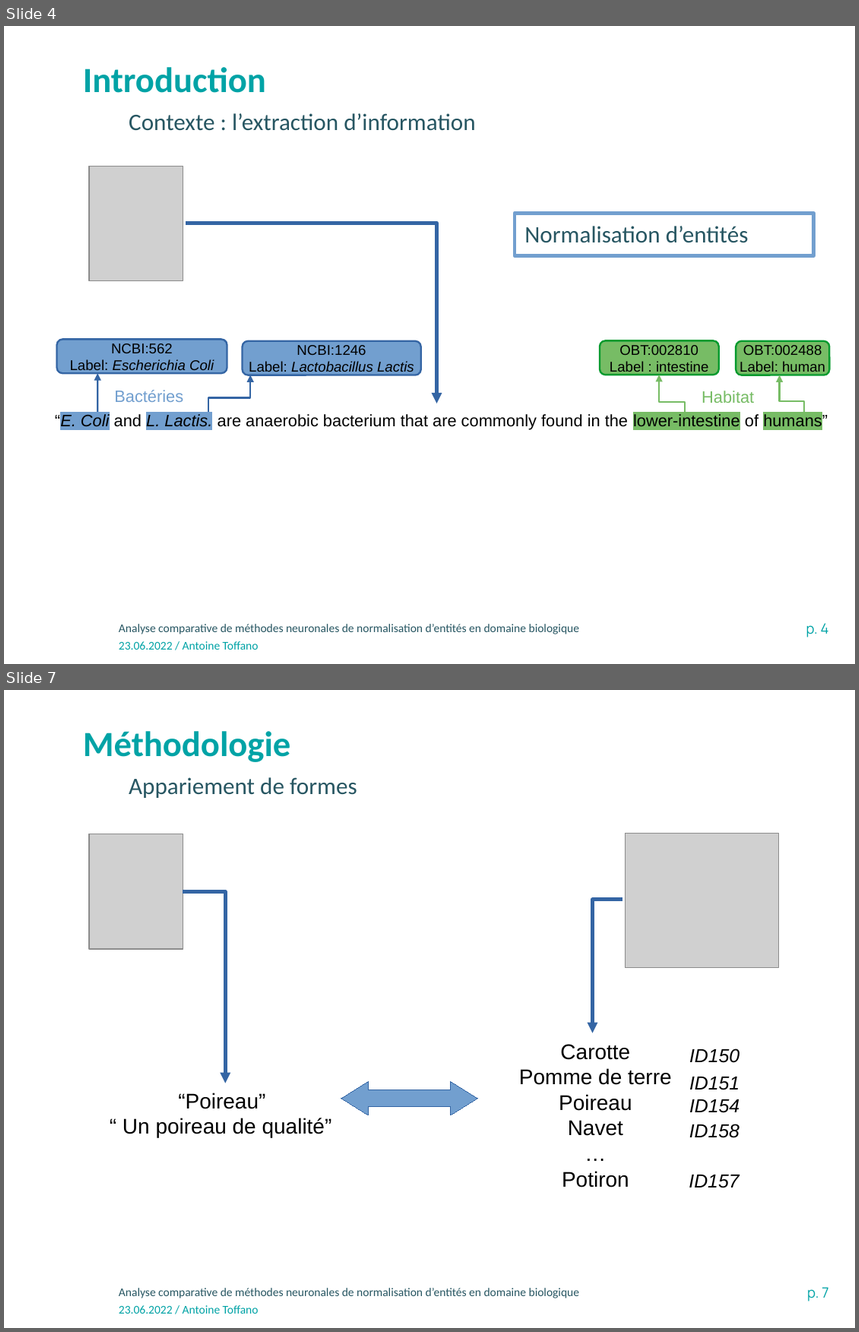
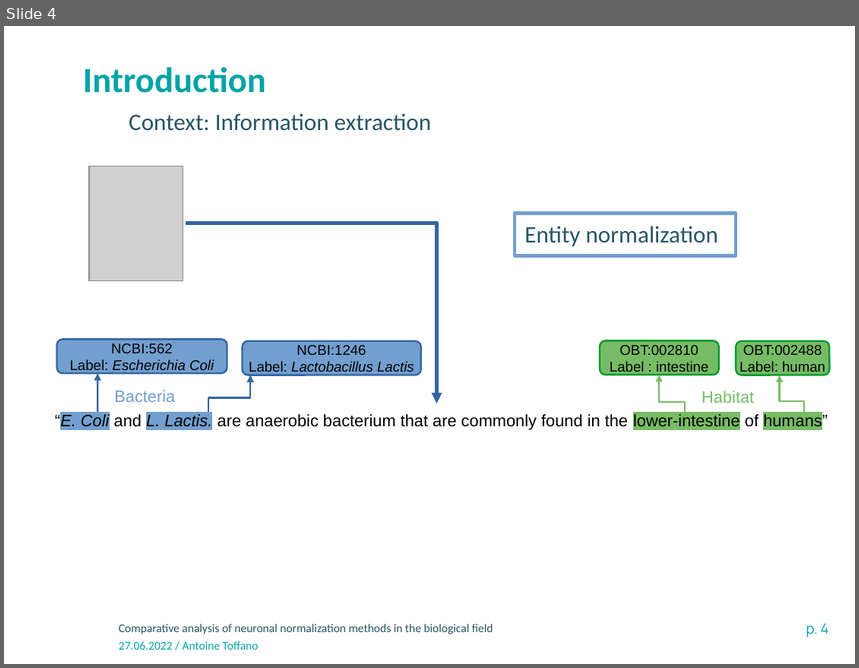
Before and after one commit to atoffano/entity-norm, a slide deck: Presentation-INRAE-format classique.odp. Shown one above the other, each under a label of ours: slides 4 and 7 before the commit, slide 4 after it; the slides between them are not shown. The pictures are 859x1332 and 859x668 pixels, drawn with LibreOffice and Linux fonts; fonts in the diff are those of the drawing; grey boxes stand for pictures; background and template pictures are left out. Boxes give left, top, right and bottom in pixels: in the first picture for what was removed or moved away, otherwise in the second. Text is boxed around its words. In the diff, an @@ line names an element or a change of style, - is before the commit and + after.

```diff
--- a/Presentation-INRAE-format classique.odp
+++ b/Presentation-INRAE-format classique.odp
@@ slide 7 removed at (4, 690, 855, 1328), background #FFFFFF; not listed: 3 template elements that a slide beside it also shows @@
@@ text removed at (83, 731, 291, 762) @@
-Méthodologie
@@ text removed at (129, 777, 357, 798) @@
-Appariement de formes
@@ picture removed at (89, 834, 183, 948) @@
@@ picture removed at (626, 833, 778, 967) @@
@@ elbow arrow removed from (183, 891) to (225, 1083) @@
@@ elbow arrow removed from (623, 900) to (592, 1033) @@
@@ text removed at (519, 1044, 672, 1188) @@
-Carotte
-Pomme de terre
-Poireau
-Navet
-…
-Potiron
@@ text removed at (690, 1049, 740, 1063) @@
-ID150
@@ text removed at (690, 1077, 740, 1091) @@
-ID151
@@ text removed at (178, 1093, 265, 1110) @@
-“Poireau”
@@ freeform shape removed at (341, 1081, 477, 1116) @@
@@ text removed at (690, 1100, 740, 1113) @@
-ID154
@@ text removed at (123, 1118, 332, 1138) @@
-“ Un poireau de qualité”
@@ text removed at (690, 1124, 740, 1138) @@
-ID158
@@ text removed at (689, 1175, 739, 1189) @@
-ID157
@@ slide 4 changed as well @@
@@ text at (129, 113, 431, 131): text changed @@
-Contexte : l’extraction d’information
+Context: Information extraction
@@ rectangle removed at (515, 213, 814, 256) @@
-Normalisation d’entités
@@ rectangle added at (515, 213, 736, 256), outline #729FCF 3 pt, 20 pt, text #275662 @@
+Entity normalization
@@ text at (114, 390, 175, 402): text changed @@
-Bactéries
+Bacteria
@@ text at (119, 624, 493, 635): text changed @@
-Analyse comparative de méthodes neuronales de normalisation d’entités en domaine biologique
+Comparative analysis of neuronal normalization methods in the biological field
@@ text at (119, 642, 259, 650): text changed @@
-23.06.2022 / Antoine Toffano
+27.06.2022 / Antoine Toffano
```
Also in this commit, not shown: 2 other slides changed, 14 slides added, 12 other slides removed, 2 other files.
